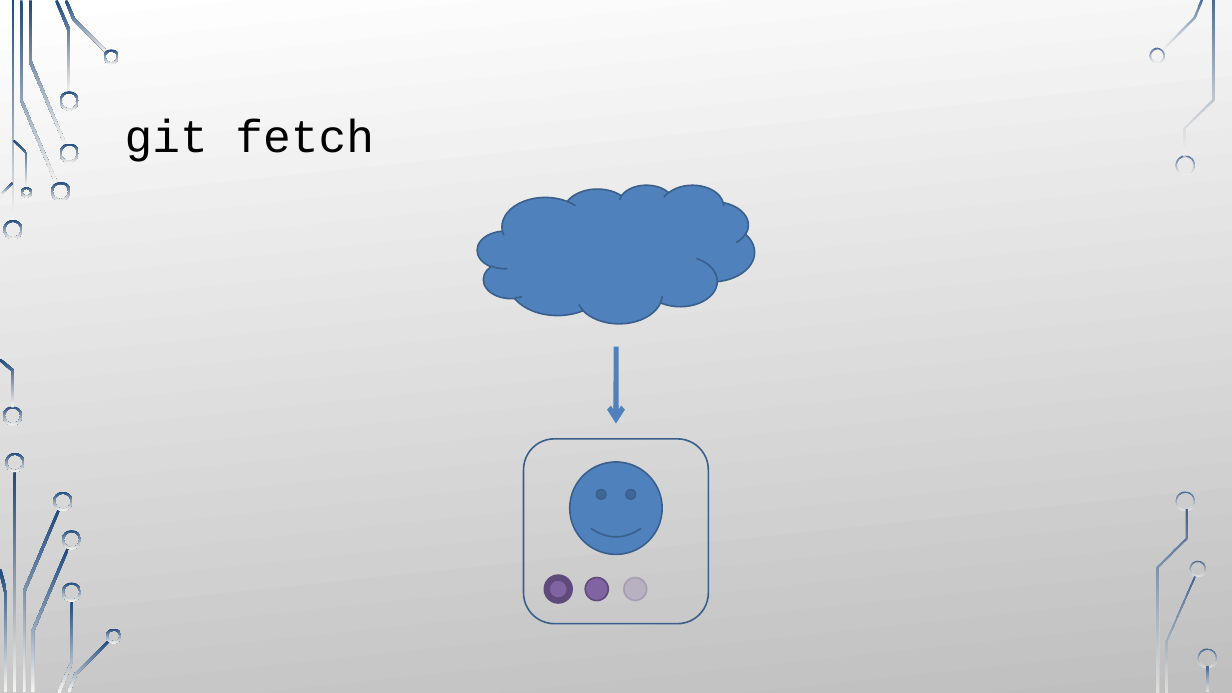
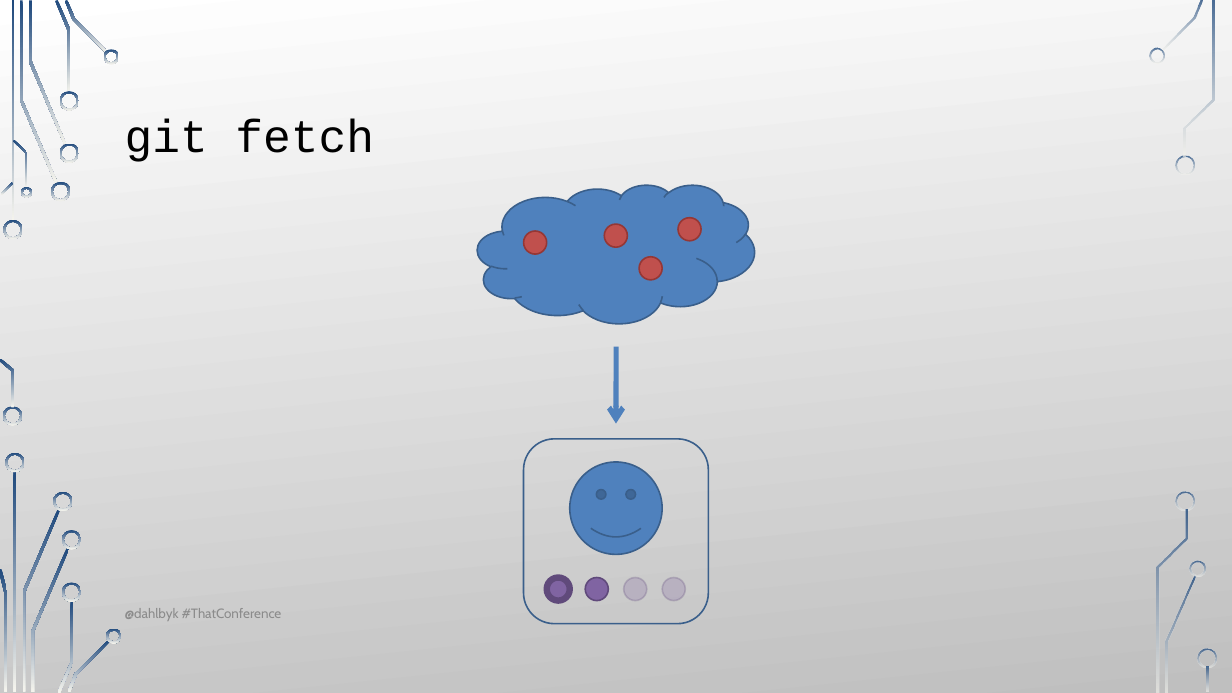
Before and after one commit to dahlbyk/Presentations, a slide deck: slide 34 of UnderstandingGit2/Slides.pptx. Drawn at 1232x693 pixels with LibreOffice and Linux fonts; fonts in the diff are those of the drawing; background and template pictures are left out. Boxes give left, top, right and bottom in pixels: in the first picture for what was removed or moved away, otherwise in the second. Text is boxed around its words. In the diff, an @@ line names an element or a change of style, - is before the commit and + after.

```diff
--- a/UnderstandingGit2/Slides.pptx
+++ b/UnderstandingGit2/Slides.pptx
@@ ellipse added at box(524, 231, 547, 254), fill #C0504D, outline #953735 1.25 pt @@
@@ ellipse added at box(604, 225, 628, 248), fill #C0504D, outline #953735 1.25 pt @@
@@ ellipse added at box(678, 218, 701, 241), fill #C0504D, outline #953735 1.25 pt @@
@@ ellipse added at box(640, 257, 663, 280), fill #C0504D, outline #953735 1.25 pt @@
@@ ellipse added at box(663, 578, 686, 601), fill #8064A2 at 25% opacity, outline #604A7B 1.25 pt @@
@@ text added at box(125, 608, 282, 621), 10.5 pt, text #8C8C8C @@
+@dahlbyk #ThatConference
```
Also in this commit, not shown: 33 other slides changed, 7 slides added, 1 slide removed.
